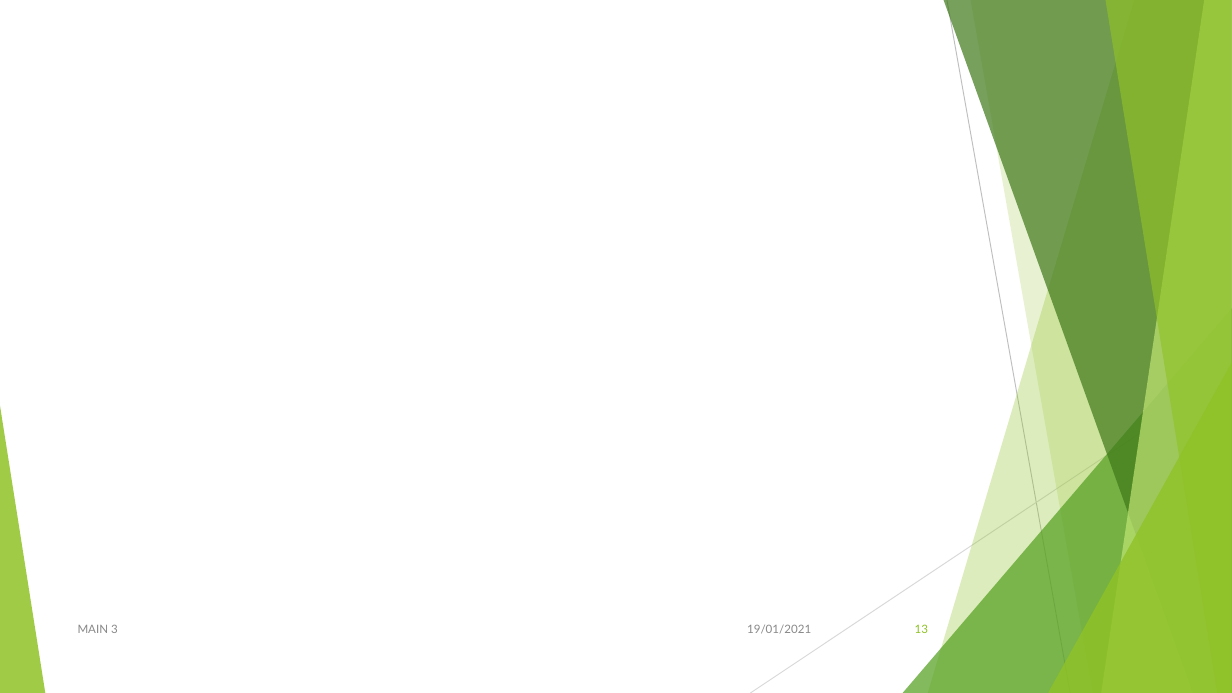
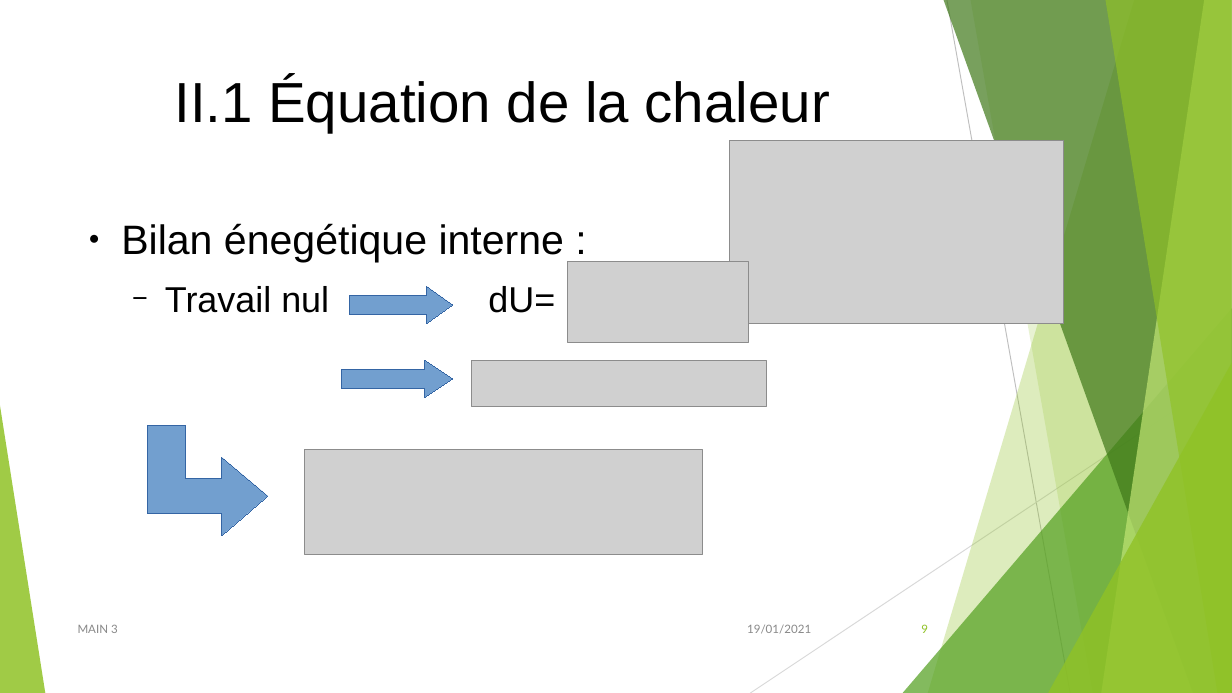
Before and after one commit to Amine695/ProjetTemp, a slide deck: slide 9 of Diapo_projet_temp.odp (slide 13 before the commit). Drawn at 1232x693 pixels with LibreOffice and Linux fonts; fonts in the diff are those of the drawing; grey boxes stand for pictures. Boxes give left, top, right and bottom in pixels: in the first picture for what was removed or moved away, otherwise in the second. Text is boxed around its words. In the diff, an @@ line names an element or a change of style, - is before the commit and + after.

```diff
--- a/Diapo_projet_temp.odp
+++ b/Diapo_projet_temp.odp
@@ title added at (x1=174, y1=78, x2=830, y2=133), 44 pt, text #000000 @@
+II.1 Équation de la chaleur
@@ picture added at (x1=730, y1=140, x2=1064, y2=323) @@
@@ text added at (x1=121, y1=223, x2=565, y2=313), 32 pt, text #000000 @@
+● Bilan énegétique interne :
+  − Travail nul dU=
@@ picture added at (x1=567, y1=262, x2=749, y2=342) @@
@@ right arrow added at (x1=349, y1=287, x2=453, y2=323), fill #729FCF, outline #3465A4 0 pt @@
@@ right arrow added at (x1=342, y1=360, x2=453, y2=397), fill #729FCF, outline #3465A4 0 pt @@
@@ picture added at (x1=471, y1=360, x2=766, y2=407) @@
@@ freeform shape added at (x1=148, y1=425, x2=268, y2=536), fill #729FCF, outline #3465A4 0 pt @@
@@ picture added at (x1=305, y1=449, x2=702, y2=555) @@
@@ page number at (x1=921, y1=624, x2=928, y2=633): text changed @@
-13
+9
```
Also in this commit, not shown: 4 slides added.
